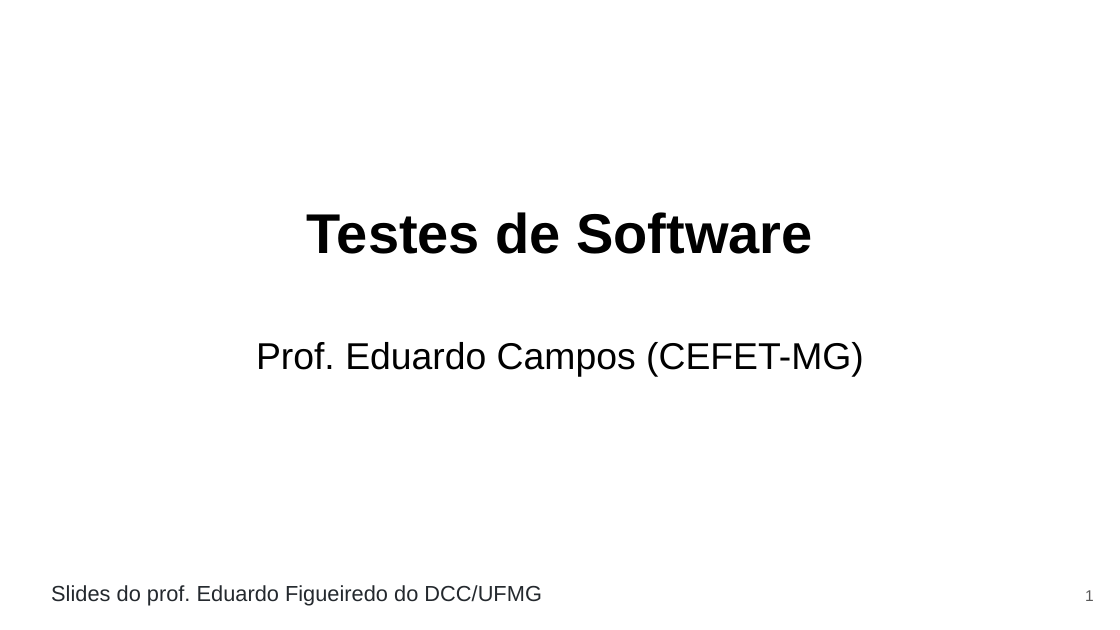
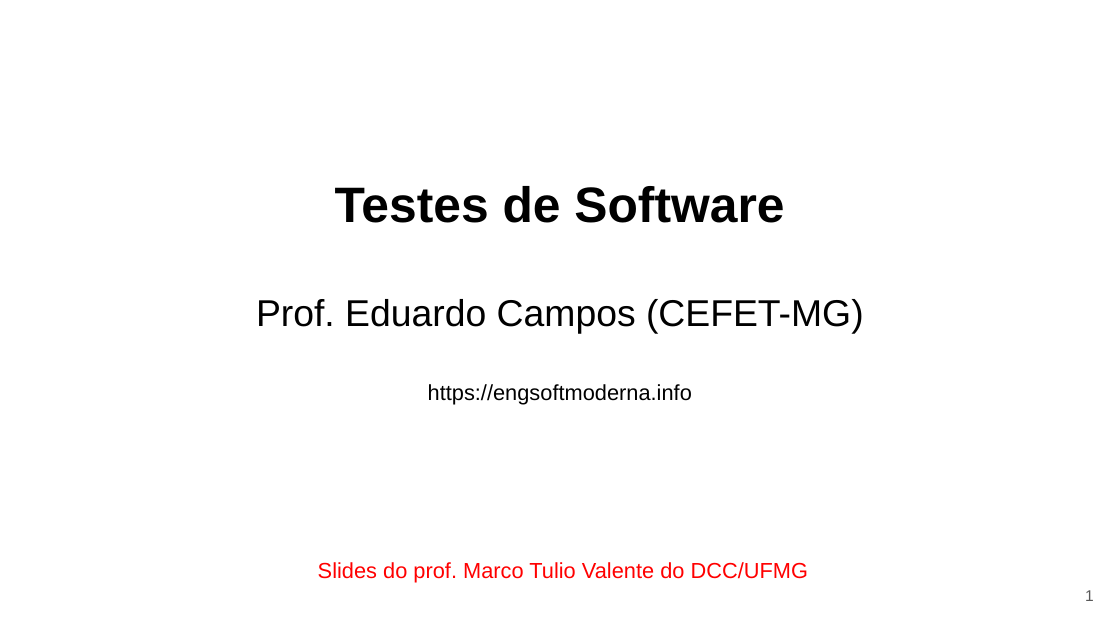
Before and after one commit to eduardocunha11/firstblog, a slide deck: slide 1 of aulas/gsi526/aula9-testes.pptx. Drawn at 1120x630 pixels with LibreOffice and Linux fonts; fonts in the diff are those of the drawing. Boxes give left, top, right and bottom in pixels: in the first picture for what was removed or moved away, otherwise in the second. Text is boxed around its words. In the diff, an @@ line names an element or a change of style, - is before the commit and + after.

Commit message:
aula sobre testes de software

```diff
--- a/aulas/gsi526/aula9-testes.pptx
+++ b/aulas/gsi526/aula9-testes.pptx
@@ title "Testes de Software": place and size @@
-title "Testes de Software" at box(256, 212, 864, 376)
+title "Testes de Software" at box(256, 186, 864, 405)
@@ title at box(335, 186, 784, 223): size 36 to 32 pt in "Testes de Software" @@
@@ title at box(428, 384, 692, 405): paragraph added @@
+https://engsoftmoderna.info
@@ text at box(318, 562, 808, 583): text changed; text colour #24292E to #FF0000 @@
-Slides do prof. Eduardo Figueiredo do DCC/UFMG
+Slides do prof. Marco Tulio Valente do DCC/UFMG
```
Also in this commit, not shown: 5 other slides changed, 73 slides added, 26 slides removed, 1 other file.
